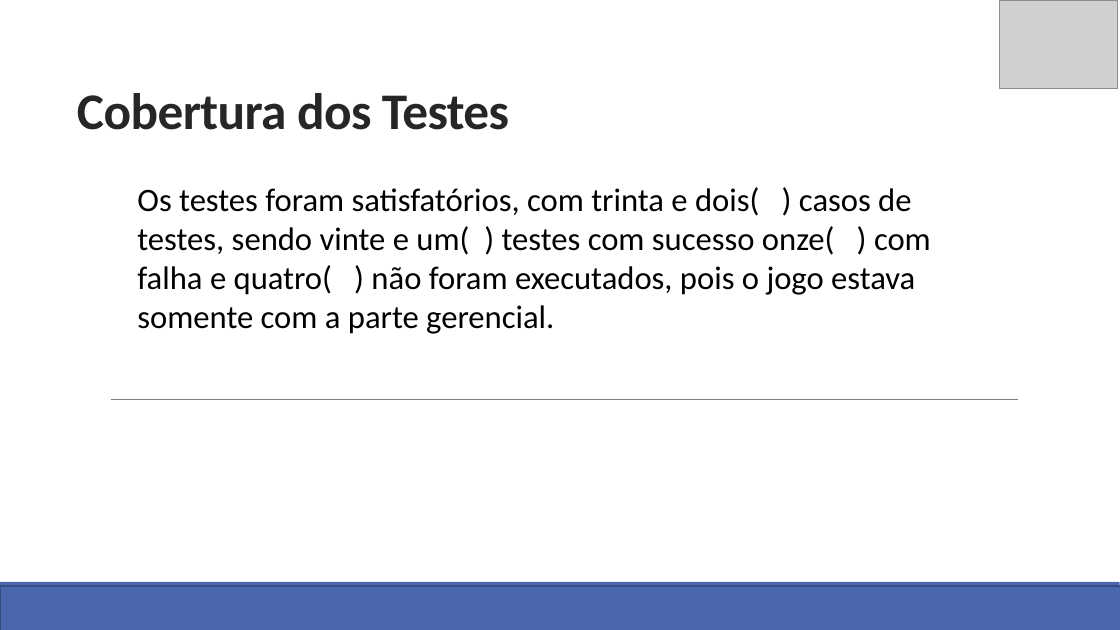
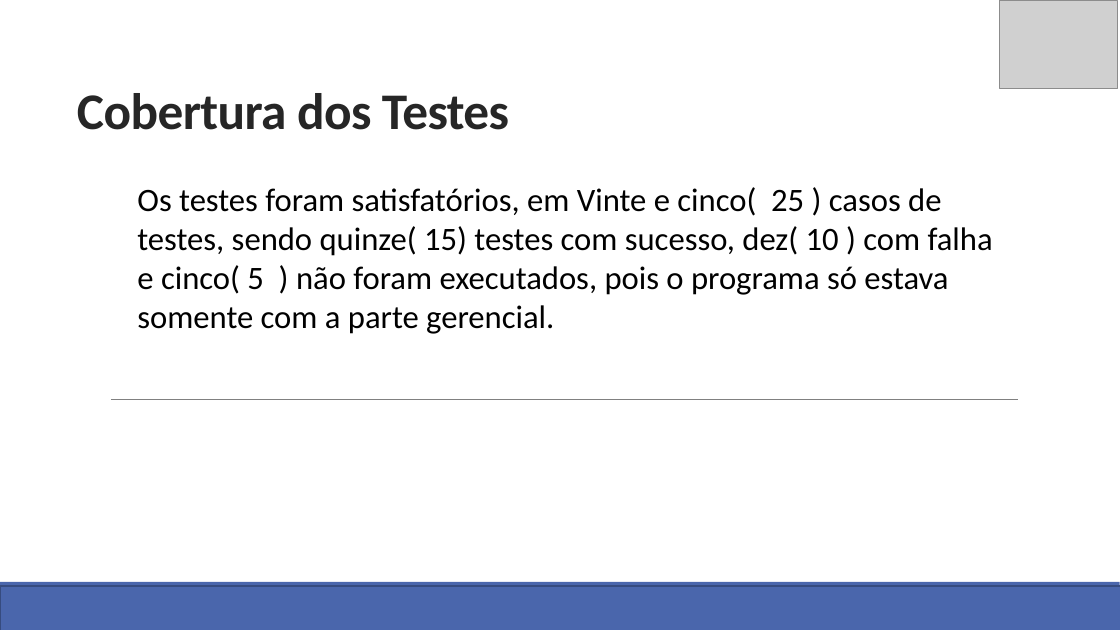
Before and after one commit to richardsontiburcio/TesteDeSoftware, a slide deck: slide 8 of CT-Apresentacao/Apresentacao.pptx. Drawn at 1120x630 pixels with LibreOffice and Linux fonts; fonts in the diff are those of the drawing; grey boxes stand for pictures; background and template pictures are left out. Boxes give left, top, right and bottom in pixels: in the first picture for what was removed or moved away, otherwise in the second. Text is boxed around its words. In the diff, an @@ line names an element or a change of style, - is before the commit and + after.

Commit message:
Atualização de casos de erro
Descrição dos testes feitos.

```diff
--- a/CT-Apresentacao/Apresentacao.pptx
+++ b/CT-Apresentacao/Apresentacao.pptx
@@ text at (137,187,993,334): text changed @@
-Os testes foram satisfatórios, com trinta e dois( ) casos de testes, sendo vinte e um( ) testes com sucesso onze( ) com falha e quatro( ) não foram executados, pois o jogo estava somente com a parte gerencial.
+Os testes foram satisfatórios, em Vinte e cinco( 25 ) casos de testes, sendo quinze( 15) testes com sucesso, dez( 10 ) com falha e cinco( 5 ) não foram executados, pois o programa só estava somente com a parte gerencial.
```
